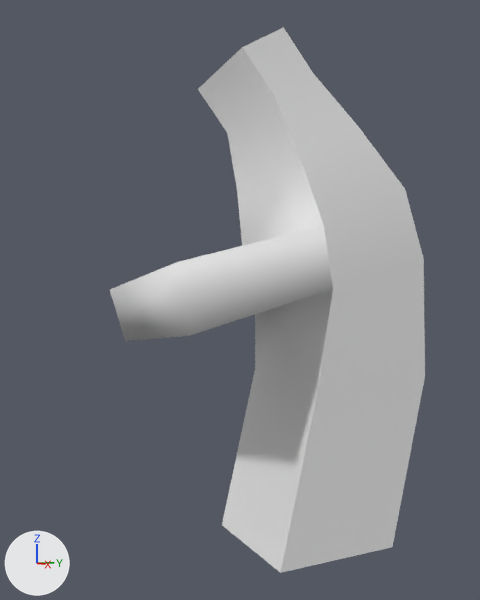
Before and after pictures for a commit that changed the Blender file Model.blend.
Camera for both pictures: a camera (50 mm lens) standing at (9.1, -5.63, 3.27) and looking at (-0.94, -0.69, 2.8). Arrows for +X, +Y and +Z are at lower left; the lights stay in place.
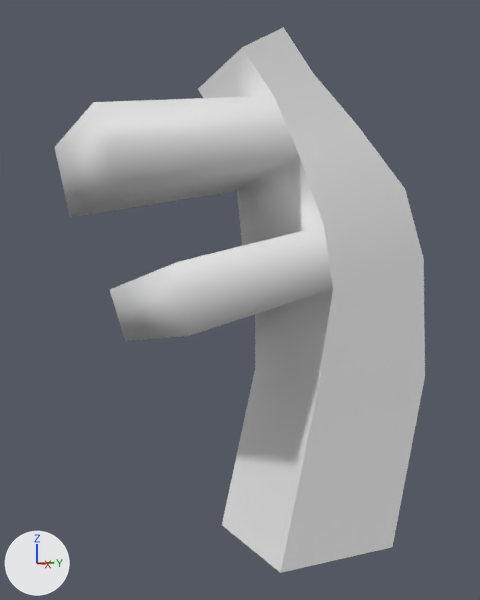
Commit message: Ginder Commit

Boxes (x1, y1, x2, y2) around the edits, measured in the pictures (480 x 600 px):
'Cube', reshaped (18% wider)
    before: (110, 27, 425, 573)
    after: (54, 27, 425, 573)
part 1 of me_cube, built on
    before: (227, 96, 299, 191)
    after: (54, 96, 299, 217)

The change, as a diff of the scene's bpy script:
```diff
--- a/Model.blend.py
+++ b/Model.blend.py
@@ me_cube @@
 me_cube.from_pydata(...)  # 36 vertices, 34 faces; spans x -3.8..1.51, y -3.05..1.76, z -1.0..7.13
 # used by ob_cube; location = (0.0, 0.0, 0.0)
 # verts and faces of me_cube; kept vertices keep their numbers, new ones are numbered from 36
 # before: 16 (0.69, -0.52, 4.97) at pixel (299, 155), 17 (-0.8, -0.81, 4.61) at pixel (237, 190), 20 (0.35, -0.76, 5.89) at pixel (273, 95), 21 (-0.73, -1.02, 5.51) at pixel (227, 133)
+# me_cube part 1
+delete_faces([(16, 20, 21, 17)])
+verts[36] = (1.47, -3.41, 4.38)  # pixel (121, 177)
+verts[37] = (-0.02, -3.7, 4.01)  # pixel (69, 217)
+verts[38] = (1.13, -3.65, 5.29)  # pixel (93, 102)
+verts[39] = (0.05, -3.91, 4.92)  # pixel (54, 147)
+faces += [(17, 37, 39, 21), (36, 38, 39, 37), (16, 36, 37, 17), (16, 20, 38, 36), (20, 21, 39, 38)]
 me_cube.materials.append(mat_material)
```
